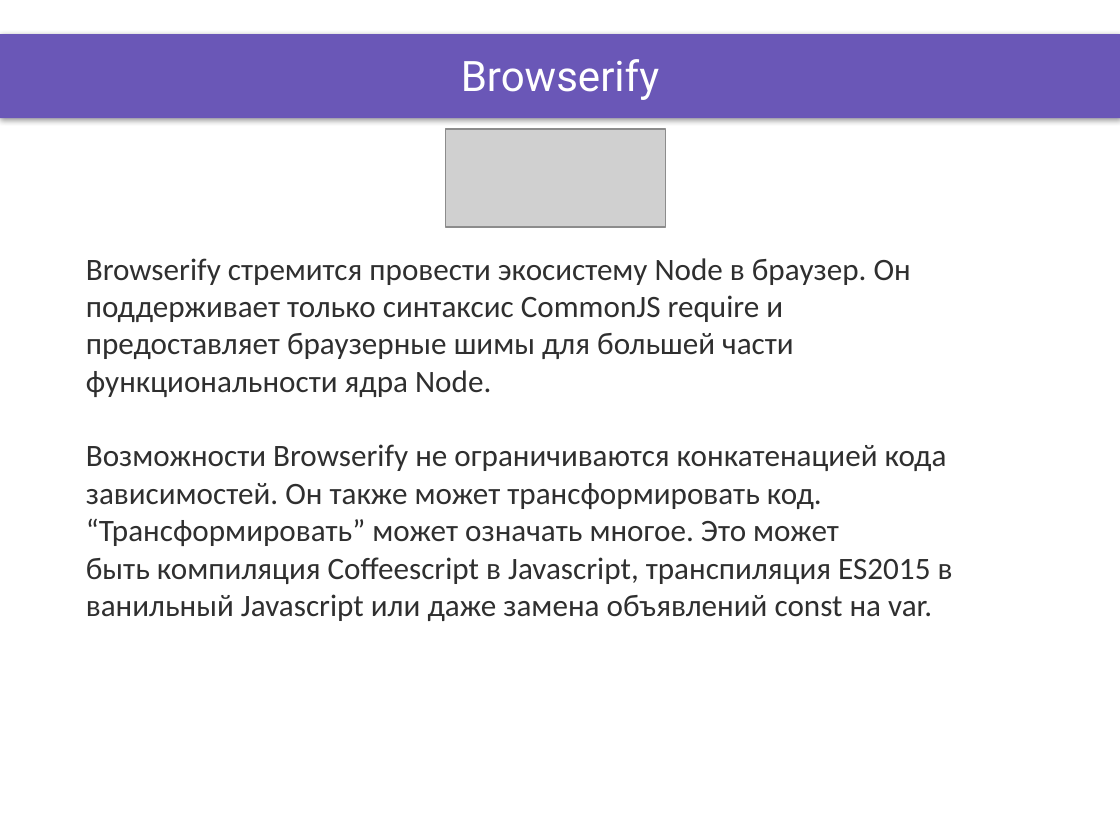
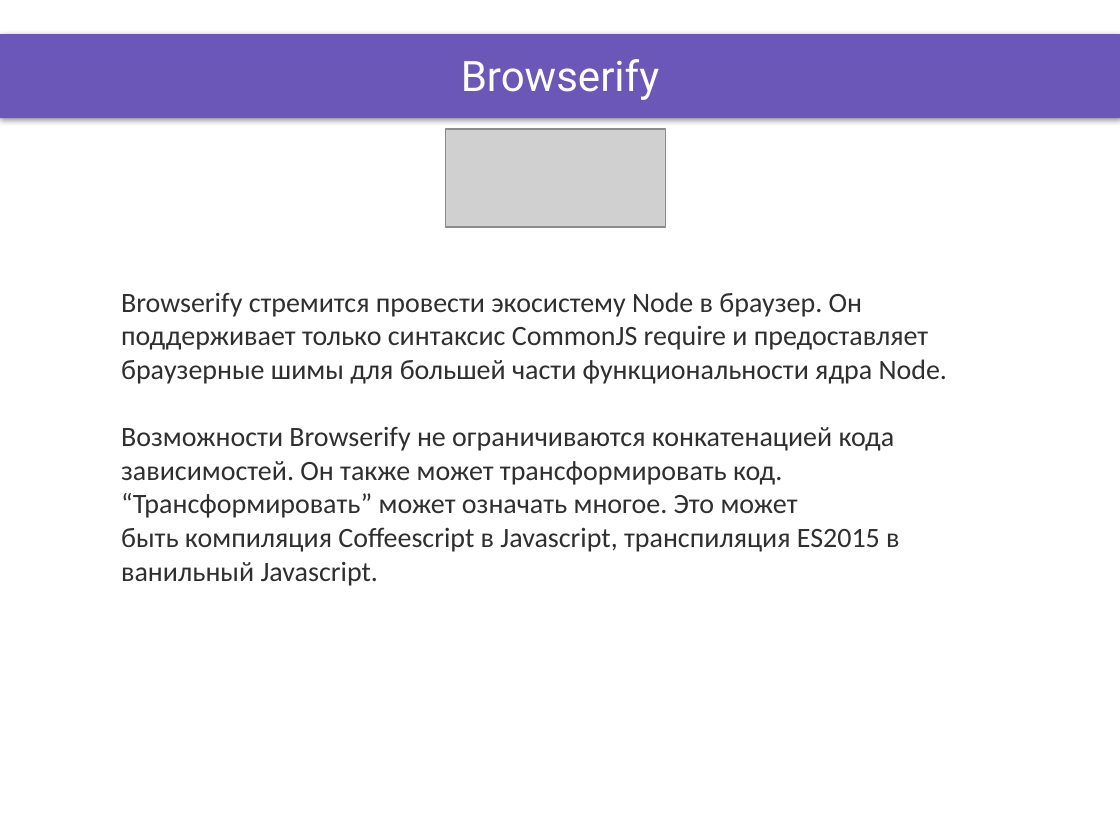
Before and after one commit to DinamickaDevelopment/Ignite-1, a slide deck: slide 6 of 003_React/lesson_23/Presentation/module_bundlers.pptx. Drawn at 1120x840 pixels with LibreOffice and Linux fonts; fonts in the diff are those of the drawing; grey boxes stand for pictures; background and template pictures are left out. Boxes give left, top, right and bottom in pixels: in the first picture for what was removed or moved away, otherwise in the second. Text is boxed around its words. In the diff, an @@ line names an element or a change of style, - is before the commit and + after.

```diff
--- a/003_React/lesson_23/Presentation/module_bundlers.pptx
+++ b/003_React/lesson_23/Presentation/module_bundlers.pptx
@@ text "Browserify стремится провести экосистему Node ...": place and size @@
-text "Browserify стремится провести экосистему Node ..." at [86, 258, 953, 621]
+text "Browserify стремится провести экосистему Node ..." at [121, 292, 947, 586]
@@ text at [121, 292, 947, 485]: size 20 to 18 pt in "Browserify стремится провести экосистему Node в браузер. ...", "Возможности Browserify не ограничиваются конкатенацией кода  ..." @@
@@ text at [121, 493, 899, 586]: text changed; size 20 to 18 pt @@
-“Трансформировать” может означать многое. Это может быть компиляция Coffeescript в Javascript, транспиляция ES2015 в ванильный Javascript или даже замена объявлений const на var.
+“Трансформировать” может означать многое. Это может быть компиляция Coffeescript в Javascript, транспиляция ES2015 в ванильный Javascript.
```
Also in this commit, not shown: 37 other files.
